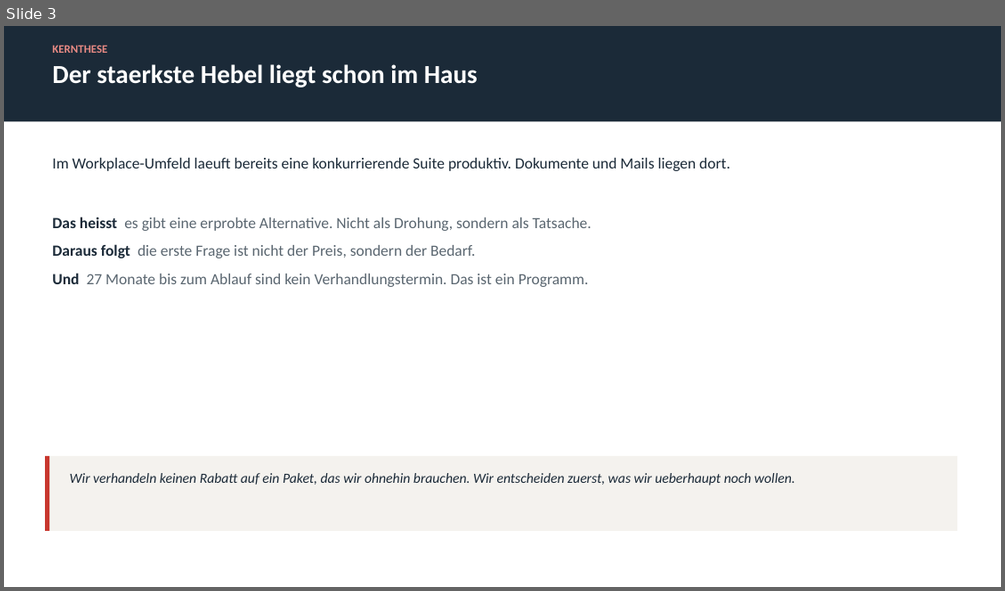
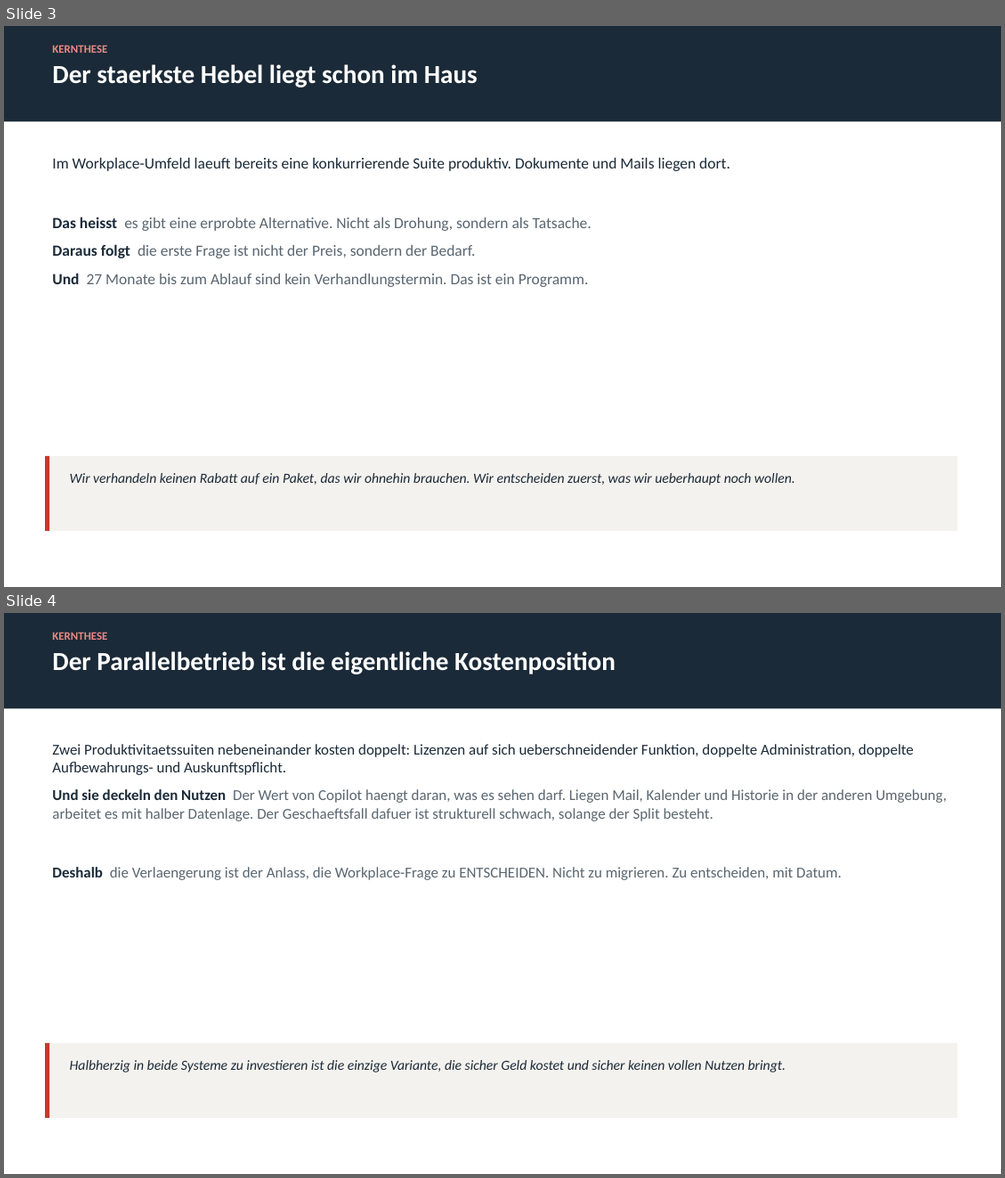
Before and after one commit to eugnmueller-87/PROCUREMENT, a slide deck: templates/microsoft-renewal-case-study.pptx. Shown one above the other, each under a label of ours: slide 3 before the commit, slides 3 and 4 after it. The pictures are 1005x591 and 1005x1178 pixels, drawn with LibreOffice and Linux fonts; fonts in the diff are those of the drawing. Boxes give left, top, right and bottom in pixels: in the first picture for what was removed or moved away, otherwise in the second. Text is boxed around its words. In the diff, an @@ line names an element or a change of style, - is before the commit and + after.

Commit message:
Suite-Frage und drei Endzustaende

```diff
--- a/templates/microsoft-renewal-case-study.pptx
+++ b/templates/microsoft-renewal-case-study.pptx
@@ slide 4 added at [4, 613, 1001, 1174], background #FFFFFF @@
@@ rectangle added at [4, 613, 1001, 709], fill #1B2A38 @@
@@ text added at [52, 632, 615, 674], 25 pt, text #FFFFFF, bold @@
+KERNTHESE
+Der Parallelbetrieb ist die eigentliche Kostenposition
@@ text added at [52, 744, 947, 880], 14.5 pt, text #5A6670 @@
+Zwei Produktivitaetssuiten nebeneinander kosten doppelt: Lizenzen auf sich ueberschneidender Funktion, doppelte Administration, doppelte Aufbewahrungs- und Auskunftspflicht.
+Und sie deckeln den Nutzen Der Wert von Copilot haengt daran, was es sehen darf. Liegen Mail, Kalender und Historie in der anderen Umgebung, arbeitet es mit halber Datenlage. Der Geschaeftsfall dafuer ist strukturell schwach, solange der Split besteht.
+Deshalb die Verlaengerung ist der Anlass, die Workplace-Frage zu ENTSCHEIDEN. Nicht zu migrieren. Zu entscheiden, mit Datum.
@@ rectangle added at [45, 1043, 957, 1118], fill #F4F2EE @@
@@ rectangle added at [45, 1043, 49, 1118], fill #C8372E @@
@@ text added at [70, 1060, 785, 1072], 13.5 pt, text #1B2A38, italic @@
+Halbherzig in beide Systeme zu investieren ist die einzige Variante, die sicher Geld kostet und sicher keinen vollen Nutzen bringt.
```
Also in this commit, not shown: 1 other slide added.
